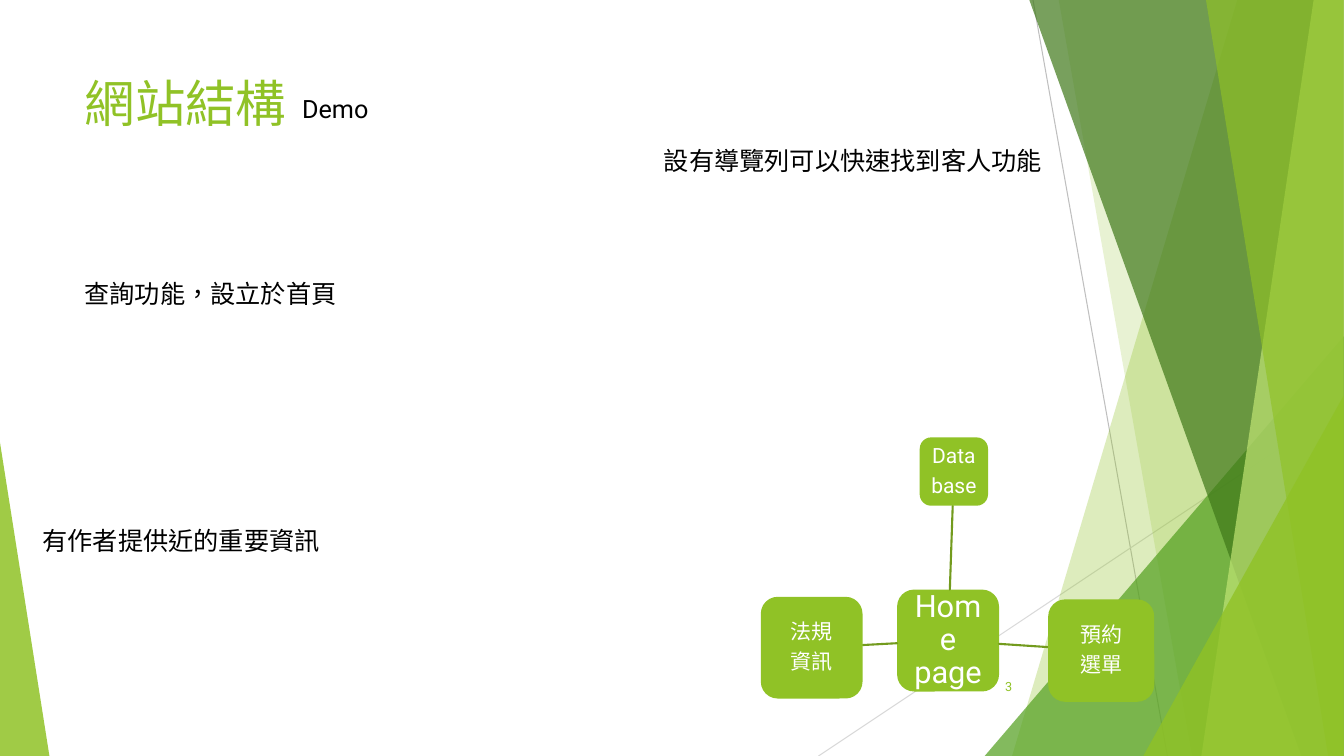
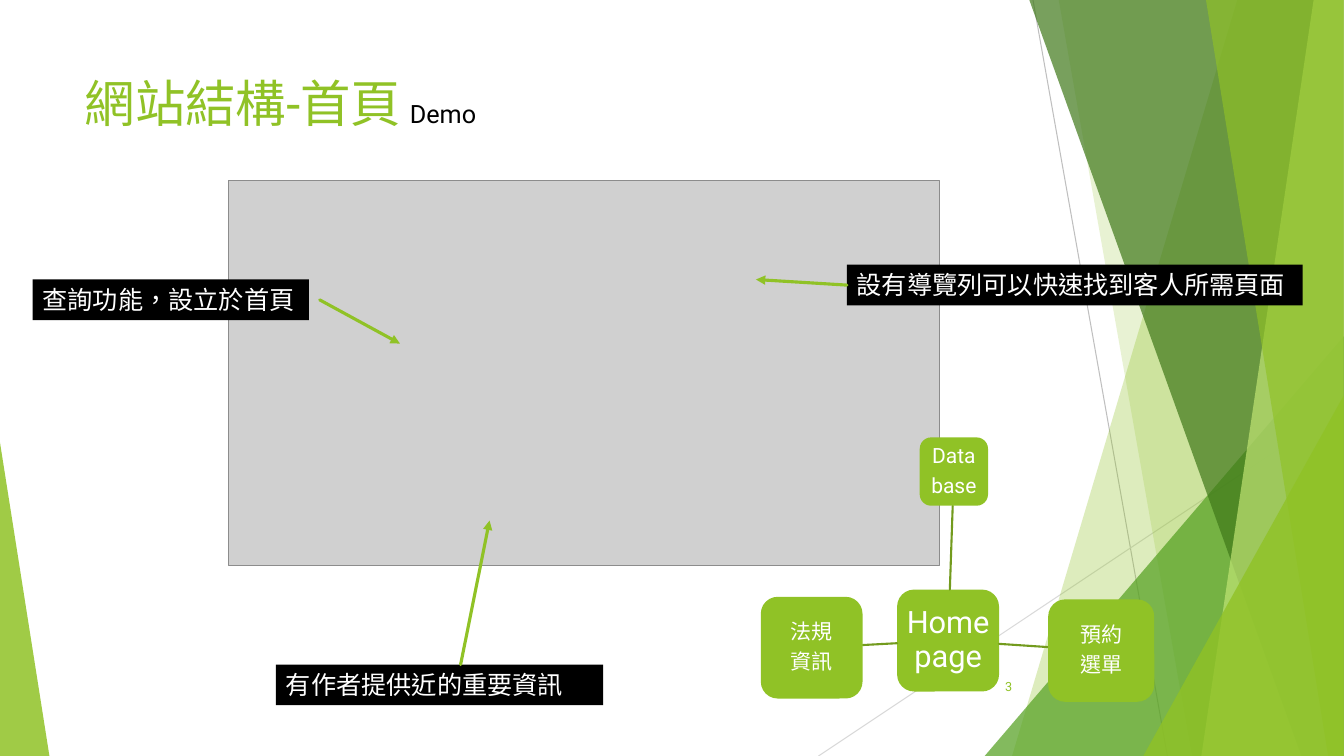
Before and after one commit to timli12/html-test, a slide deck: slide 3 of public/別擔心，我來「照」-01057102-01057123.pptx. Drawn at 1344x756 pixels with LibreOffice and Linux fonts; fonts in the diff are those of the drawing; grey boxes stand for pictures. Boxes give left, top, right and bottom in pixels: in the first picture for what was removed or moved away, otherwise in the second. Text is boxed around its words. In the diff, an @@ line names an element or a change of style, - is before the commit and + after.

```diff
--- a/public/別擔心，我來「照」-01057102-01057123.pptx
+++ b/public/別擔心，我來「照」-01057102-01057123.pptx
@@ title at [85, 79, 401, 126]: text changed @@
-網站結構
+網站結構-首頁
@@ text "Demo": place and size @@
-text "Demo" at [302, 100, 368, 119]
+text "Demo" at [410, 105, 476, 124]
@@ picture added at [228, 180, 939, 565] @@
@@ rectangle "設有導覽列可以快速找到客人所需頁面": place and size @@
-rectangle "設有導覽列可以快速找到客人所需頁面" at [664, 148, 1042, 172]
+rectangle "設有導覽列可以快速找到客人所需頁面" at [847, 265, 1303, 306]
@@ rectangle "設有導覽列可以快速找到客人所需頁面" at [847, 265, 1303, 306]: fill none to #000000 @@
@@ rectangle "查詢功能，設立於首頁": place and size @@
-rectangle "查詢功能，設立於首頁" at [85, 281, 337, 305]
+rectangle "查詢功能，設立於首頁" at [32, 279, 309, 320]
@@ rectangle "查詢功能，設立於首頁" at [32, 279, 309, 320]: text colour #000000 to #FFFFFF; fill none to #000000 @@
@@ arrow added from (320, 299) to (400, 344), #90C226 2.25 pt @@
@@ arrow added from (847, 285) to (756, 279), #90C226 2.25 pt @@
@@ text in rectangle at [857, 272, 1285, 296]: text changed; text colour #000000 to #FFFFFF @@
-設有導覽列可以快速找到客人功能
+設有導覽列可以快速找到客人所需頁面
@@ arrow added from (461, 664) to (490, 520), #90C226 2.25 pt @@
@@ text "Home page" rewrapped from [914, 666, 982, 690] to [907, 611, 990, 674] @@
@@ rectangle "有作者提供近的重要資訊" at [276, 664, 604, 705]: text colour #000000 to #FFFFFF; fill none to #000000 @@
@@ rectangle "有作者提供近的重要資訊": place and size @@
-rectangle "有作者提供近的重要資訊" at [42, 528, 319, 552]
+rectangle "有作者提供近的重要資訊" at [276, 664, 604, 705]
```
Also in this commit, not shown: 2 other slides changed, 2 slides added, 1 other file.
